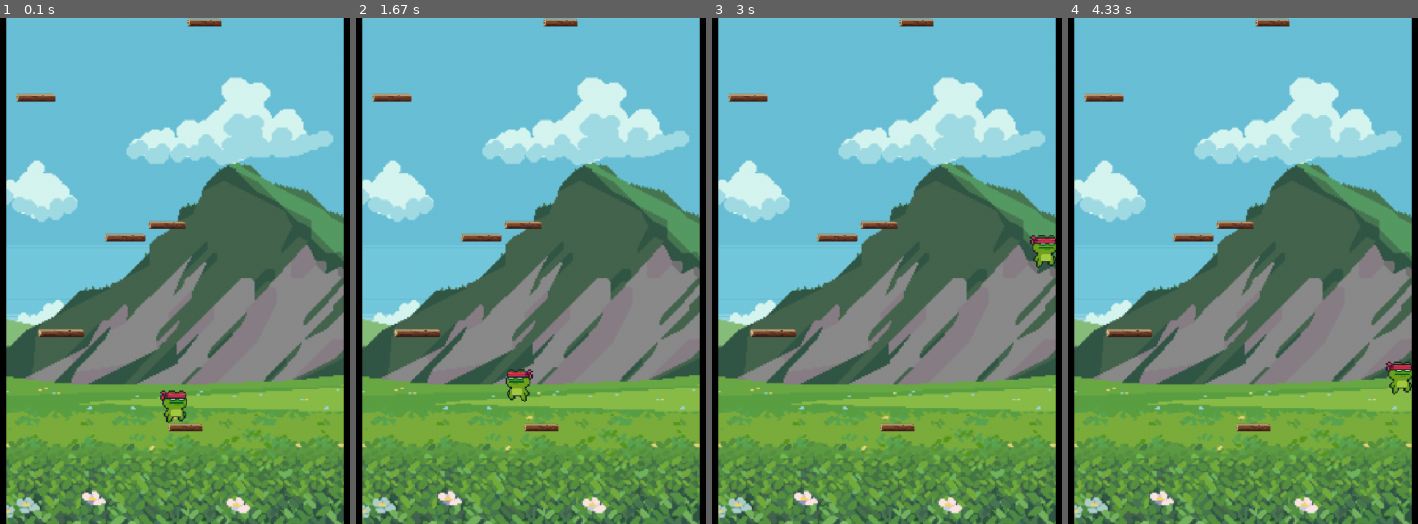
Above: before the commit, frames 1-4 (left to right).
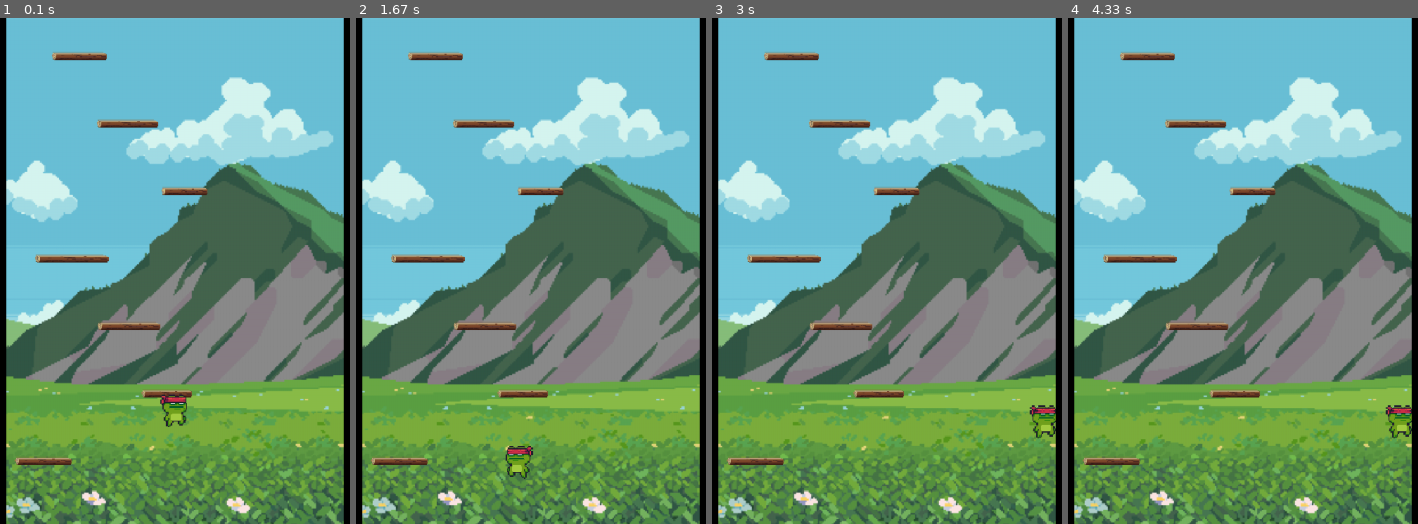
Above: after the commit, the same moments.

Repository: adityaghatak22/Jumpy-game
Game: pygame game, started from game.py
The game is run twice, just before and just after one commit, with the same random seed, the same clock (stepped at 60 frames per second) and the same inputs.
Inputs:
- Up to frame 1 (0.1 s): no input
- Up to frame 2 (1.67 s): hold D 0.33-0.8 s; hold D 0.83-1.3 s; hold A from 1.33 s (still down)
- Up to frame 3 (3 s): release A at 1.87 s; hold A 1.9-2.3 s; hold D 2.33-2.97 s
- Up to frame 4 (4.33 s): hold A 3-3.47 s; hold D 3.5-3.97 s; hold D from 4 s (still down)

The runs differ from the first frame. In frame 1, 3.2% of the frame differs, in the area x 4-64%, y 0-89%; in frame 2, 3.6%; in frame 3, 3.7%; in frame 4, 3.7%, in the area x 4-99%, y 0-89%.

Commit message:
infinite platforms and progressing difficulty

Diff:
--- a/game.py
+++ b/game.py
@@ -8,27 +8,27 @@
 #game window
 BASE_WIDTH, BASE_HEIGHT = 400, 600
 info = pygame.display.Info()
-#fetches the monitor resolution
 screen_width, screen_height = info.current_w, info.current_h
 
 scale_factor = min(screen_width / BASE_WIDTH, screen_height / BASE_HEIGHT)
 new_width = int(BASE_WIDTH * scale_factor)
 new_height = int(BASE_HEIGHT * scale_factor)
 
-#creates a background fullscreen and the actual game window surface in 2:3
 screen = pygame.display.set_mode((screen_width, screen_height), pygame.FULLSCREEN)
 game_surface = pygame.Surface((BASE_WIDTH, BASE_HEIGHT))
 
 #game variables
 GRAVITY = 1
-MAX_PLATFORMS = 10
+MAX_PLATFORMS = 12
+SCROLL_THRESH = 200
+scroll = 0
+highest_y = BASE_HEIGHT  # Track how high we've gone
 
 # Load images
 bg_image = pygame.image.load('assets/bg2.png').convert_alpha()
 jumpy_image = pygame.image.load('assets/jump.png').convert_alpha()
 platform_image = pygame.image.load('assets/wood.png').convert_alpha()
 
-# Scale background to game surface
 bg_image_scaled = pygame.transform.smoothscale(bg_image, (BASE_WIDTH, BASE_HEIGHT))
 
 # Player class
@@ -43,11 +43,10 @@
 		self.flip = False
 
 	def move(self):
-		#reset variables
+		scroll = 0
 		dx = 0
 		dy = 0
 
-		#process keypresses
 		key = pygame.key.get_pressed()
 		if key[pygame.K_a]:
 			dx = -10
@@ -56,58 +55,62 @@
 			dx = 10
 			self.flip = False
 
-		#gravity
 		self.vel_y += GRAVITY
 		dy += self.vel_y
 
-		#ensure player doesn't go off the edge of the screen
 		if self.rect.left + dx < 0:
 			dx = -self.rect.left
 		if self.rect.right + dx > BASE_WIDTH:
 			dx = BASE_WIDTH - self.rect.right
 
-		#check collision with platforms
 		for platform in platform_group:
 			if platform.rect.colliderect(self.rect.x, self.rect.y + dy, self.width, self.height):
 				if self.rect.bottom < platform.rect.centery and self.vel_y > 0:
 					self.rect.bottom = platform.rect.top
 					dy = 0
-					self.vel_y = -20  # automatic jump
+					self.vel_y = -20
 
-		#check collision with ground
 		if self.rect.bottom + dy > BASE_HEIGHT:
 			dy = 0
-			self.vel_y = -20  # automatic jump
+			self.vel_y = -20
 
-		#update rectangle position
+		if self.rect.top <= SCROLL_THRESH:
+			if self.vel_y < 0:
+				scroll = -dy
+
 		self.rect.x += dx
-		self.rect.y += dy
+		self.rect.y += dy + scroll
+
+		return scroll
 
 	def draw(self, surface):
 		surface.blit(pygame.transform.flip(self.image, self.flip, False), (self.rect.x - 12, self.rect.y - 5))
-		# Optional rectangle for debugging
-		# pygame.draw.rect(surface, (255, 255, 255), self.rect, 2)
+
 
 # Platform class
 class Platform(pygame.sprite.Sprite):
 	def __init__(self, x, y, width):
-		pygame.sprite.Sprite.__init__(self)
+		super().__init__()
 		self.image = pygame.transform.scale(platform_image, (width, 10))
 		self.rect = self.image.get_rect()
 		self.rect.x = x
 		self.rect.y = y
 
-# Initialize player at center-bottom
+	def update(self, scroll):
+		self.rect.y += scroll
+		if self.rect.top > BASE_HEIGHT:
+			self.kill()
+
+
+# Initialize player and platform group
 jumpy = Player(BASE_WIDTH // 2, BASE_HEIGHT - 150)
-
-# Create sprite group
 platform_group = pygame.sprite.Group()
 
-# Create temporary platforms
-for p in range(MAX_PLATFORMS):
-	p_w = random.randint(40, 60)
+# Create base platforms
+for i in range(MAX_PLATFORMS):
+	p_w = random.randint(50, 100)
 	p_x = random.randint(0, BASE_WIDTH - p_w)
-	p_y = p * random.randint(80, 120)
+	p_y = BASE_HEIGHT - i * 80
 	platform = Platform(p_x, p_y, p_w)
 	platform_group.add(platform)
 
@@ -118,29 +121,46 @@
 
 while running:
 	clock.tick(FPS)
+	scroll = jumpy.move()
 
-	# Move player
-	jumpy.move()
-
-	# Draw background onto game surface
+	# Draw background
 	game_surface.blit(bg_image_scaled, (0, 0))
 
-	# Draw platforms on game surface
+	# Update and draw platforms
+	platform_group.update(scroll)
 	platform_group.draw(game_surface)
 
-	# Draw the player on game surface
+	# Track the player's upward progress
+	if scroll > 0:
+		highest_y -= scroll
+
+	# Difficulty scaling based on height
+	height_progress = max(0, -highest_y // 100)  # how many 100px we've climbed
+	min_width = max(35, 80 - height_progress * 3)  # gradually shrink platforms
+	max_width = max(60, 120 - height_progress * 4)
+
+	# Generate new platforms
+	if scroll > 0:
+		highest_platform_y = min([p.rect.y for p in platform_group])
+		while len(platform_group) < MAX_PLATFORMS:
+			p_w = random.randint(min_width, max_width)
+			p_x = random.randint(0, BASE_WIDTH - p_w)
+			p_y = highest_platform_y - random.randint(80, 120)
+			new_platform = Platform(p_x, p_y, p_w)
+			platform_group.add(new_platform)
+			highest_platform_y = p_y
+
+	# Draw player
 	jumpy.draw(game_surface)
 
-	# Scale and center the game surface for fullscreen
+	# Scale and center the game surface
 	scaled_surface = pygame.transform.scale(game_surface, (new_width, new_height))
 	screen.blit(scaled_surface, ((screen_width - new_width) // 2, (screen_height - new_height) // 2))
-
-	# Update display
 	pygame.display.flip()
 
 	# Event handler
 	for event in pygame.event.get():
 		if event.type == pygame.KEYDOWN and event.key == pygame.K_ESCAPE:
-			running = False  # Exit on pressing ESC key
+			running = False
 
 pygame.quit()
